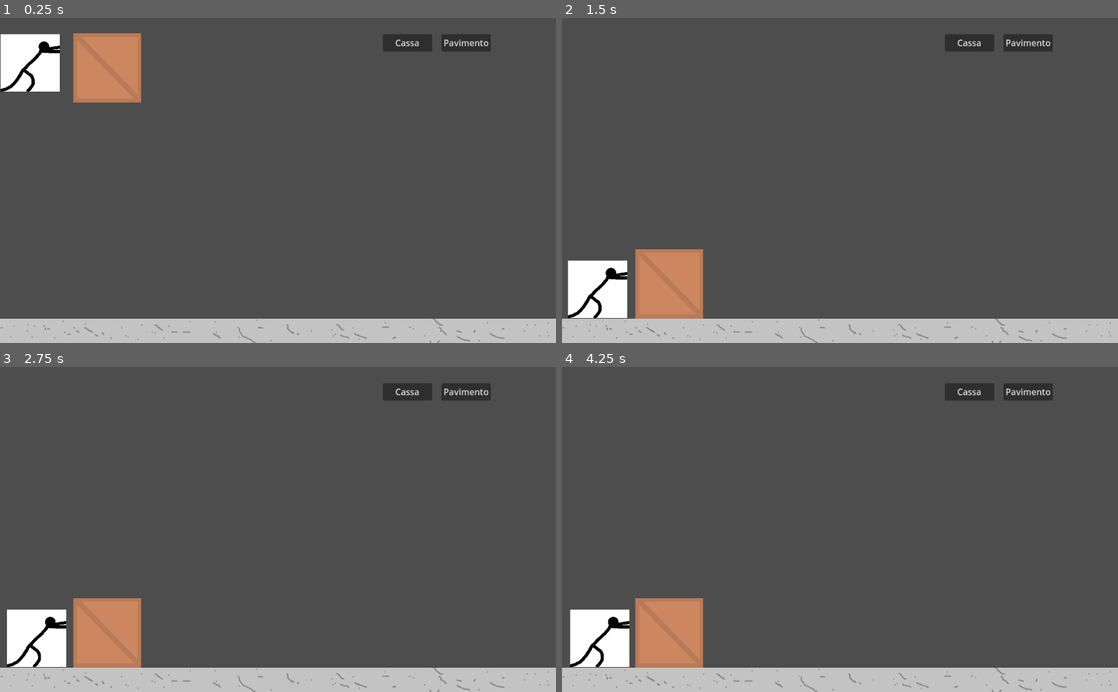
Above: before the commit, frames 1-4 (two rows, left to right).
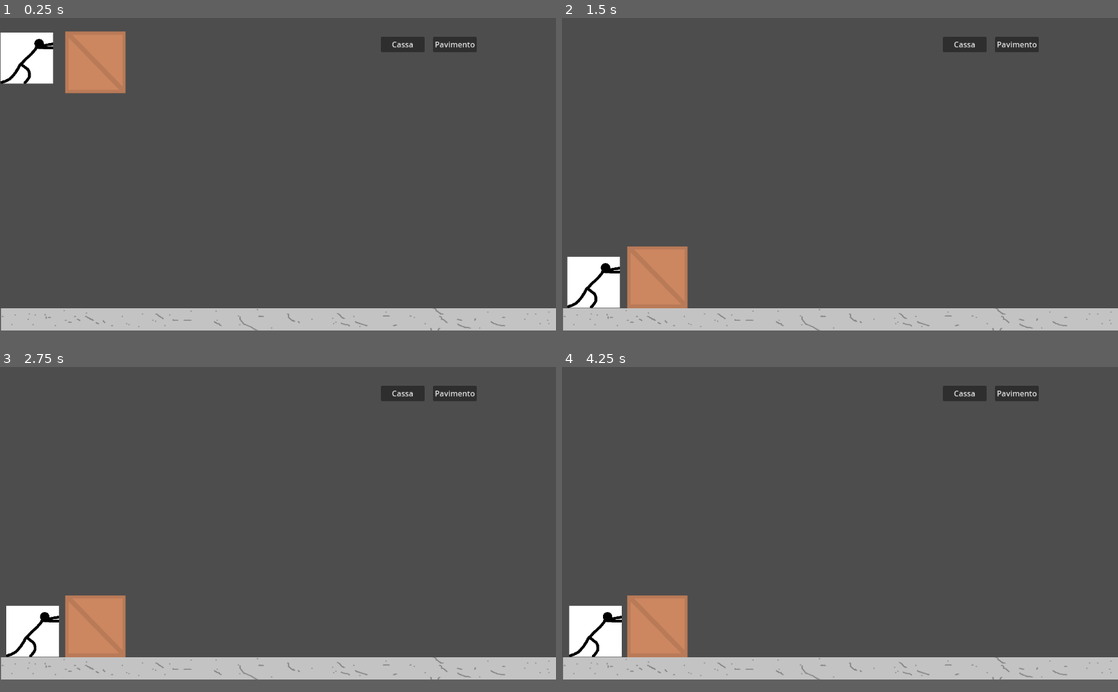
Above: after the commit, the same moments.

Repository: oleksandrkushnir1/lan-party-24-25
Game: Godot game, scene res://Scene/minigioco.tscn
The game is run twice, just before and just after one commit, with the same random seed, the same clock (stepped at 60 frames per second) and the same inputs.
Inputs:
- Up to frame 1 (0.25 s): no input
- Up to frame 2 (1.5 s): hold D (Destra) 0.53-1.28 s; hold A (Sinistra) from 1.28 s (still down)
- Up to frame 3 (2.75 s): release A (Sinistra) at 2.03 s; hold D (Destra) from 2.03 s (still down)
- Up to frame 4 (4.25 s): release D (Destra) at 3.53 s; hold A (Sinistra) from 3.53 s (still down)
In our replay, the window is 800x468 before the commit and 800x450 after it. These sizes can differ from the game's own. Grey fills any space a smaller window leaves; there, only what the larger window draws over its background counts as a difference.

The runs differ from the first frame. In frame 1, 6.1% of the frame differs, in the area x 0-100%, y 4-100%; in frame 2, 5.6%; in frame 3, 5.6%; in frame 4, 5.6%.

Commit message:
gioco ridimensionato alle misure di default

Diff:
--- a/minigioco-di-fisica/Scene/floor.tscn
+++ b/minigioco-di-fisica/Scene/floor.tscn
@@ -24,7 +24,7 @@
 }]
 
 [sub_resource type="RectangleShape2D" id="RectangleShape2D_pk33v"]
-size = Vector2(1024, 47)
+size = Vector2(1150, 47)
 
 [node name="floor" type="RigidBody2D"]
 collision_layer = 3
@@ -33,10 +33,11 @@
 metadata/_edit_group_ = true
 
 [node name="AnimatedSprite2D" type="AnimatedSprite2D" parent="."]
-position = Vector2(512, 24)
+position = Vector2(575.5, 24)
+scale = Vector2(1.12402, 1)
 sprite_frames = SubResource("SpriteFrames_ds0ra")
 animation = &"ghiaia"
 
 [node name="CollisionShape2D" type="CollisionShape2D" parent="."]
-position = Vector2(512, 23.5)
+position = Vector2(575, 23.5)
 shape = SubResource("RectangleShape2D_pk33v")
--- a/minigioco-di-fisica/Scene/minigioco.tscn
+++ b/minigioco-di-fisica/Scene/minigioco.tscn
@@ -7,7 +7,7 @@
 [sub_resource type="WorldBoundaryShape2D" id="WorldBoundaryShape2D_qihh5"]
 
 [sub_resource type="RectangleShape2D" id="RectangleShape2D_26rne"]
-size = Vector2(38, 603)
+size = Vector2(38, 648)
 
 [node name="Minigioco" type="Node2D"]
 
@@ -25,37 +25,37 @@
 position = Vector2(0, 601)
 collision_layer = 3
 collision_mask = 3
-metadata/_edit_group_ = true
 
 [node name="CollisionShape2D" type="CollisionShape2D" parent="Pavimento"]
+position = Vector2(0, 47)
 shape = SubResource("WorldBoundaryShape2D_qihh5")
 
 [node name="CollisionShape2D2" type="CollisionShape2D" parent="Pavimento"]
-position = Vector2(-19, -300.5)
+position = Vector2(-19, -278)
 shape = SubResource("RectangleShape2D_26rne")
 
 [node name="CollisionShape2D3" type="CollisionShape2D" parent="Pavimento"]
-position = Vector2(1044, -300)
+position = Vector2(1172, -277)
 shape = SubResource("RectangleShape2D_26rne")
 
 [node name="Box" parent="." instance=ExtResource("2_0dd5a")]
 position = Vector2(135, 0)
 
 [node name="floor" parent="." instance=ExtResource("3_bcunk")]
-position = Vector2(0, 552)
+position = Vector2(2, 601)
 
 [node name="Button" type="Button" parent="."]
-offset_left = 813.0
-offset_top = 30.0
-offset_right = 904.0
-offset_bottom = 62.0
+offset_left = 897.0
+offset_top = 39.0
+offset_right = 988.0
+offset_bottom = 71.0
 text = "Pavimento"
 
 [node name="Button2" type="Button" parent="."]
-offset_left = 705.0
-offset_top = 30.0
-offset_right = 796.0
-offset_bottom = 62.0
+offset_left = 789.0
+offset_top = 39.0
+offset_right = 880.0
+offset_bottom = 71.0
 text = "Cassa"
 
 [connection signal="button_down" from="Button" to="Player" method="_on_button_button_down"]
--- a/minigioco-di-fisica/project.godot
+++ b/minigioco-di-fisica/project.godot
@@ -17,8 +17,6 @@
 
 [display]
 
-window/size/viewport_width=1024
-window/size/viewport_height=600
 window/size/mode=3
 window/stretch/mode="viewport"
 
